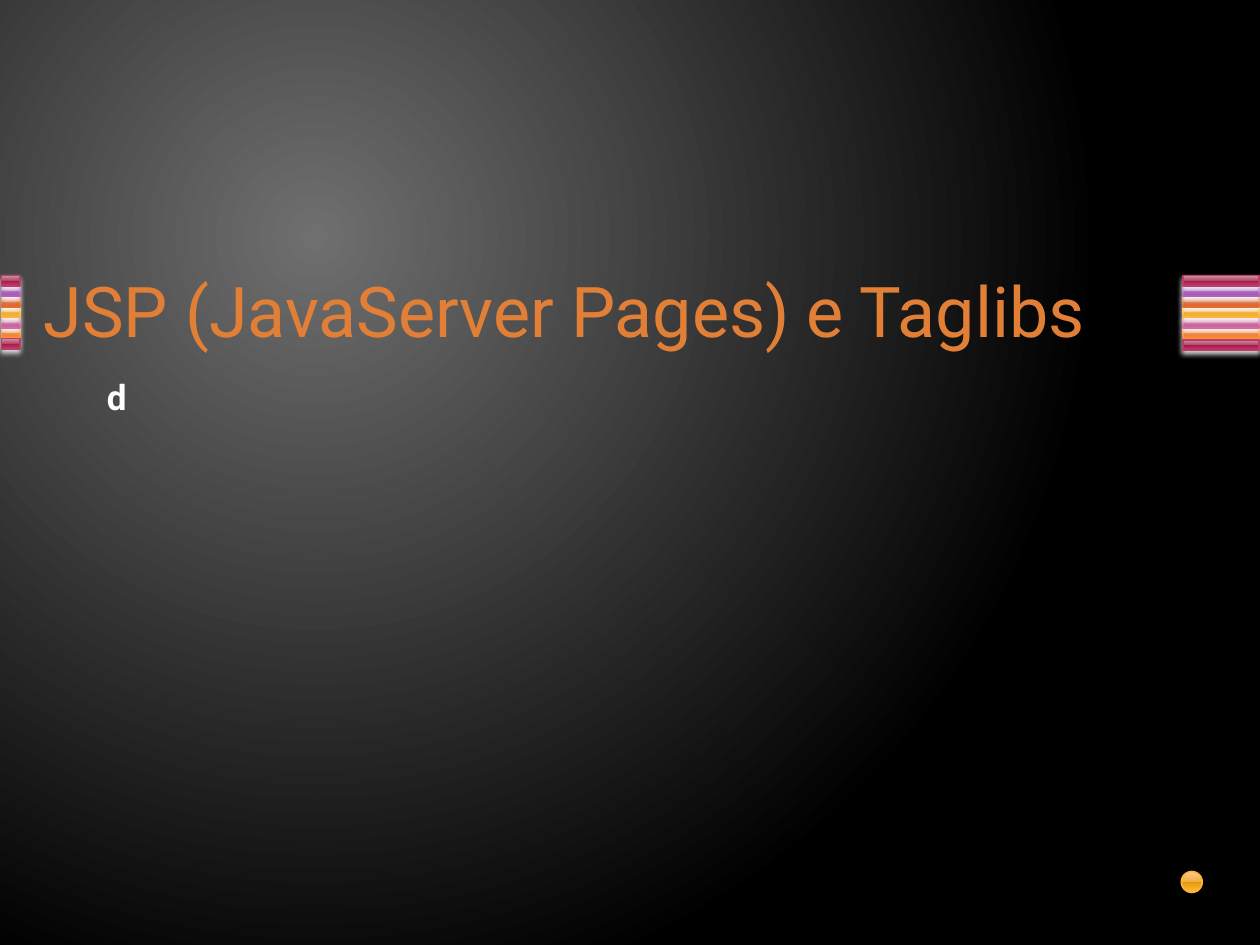
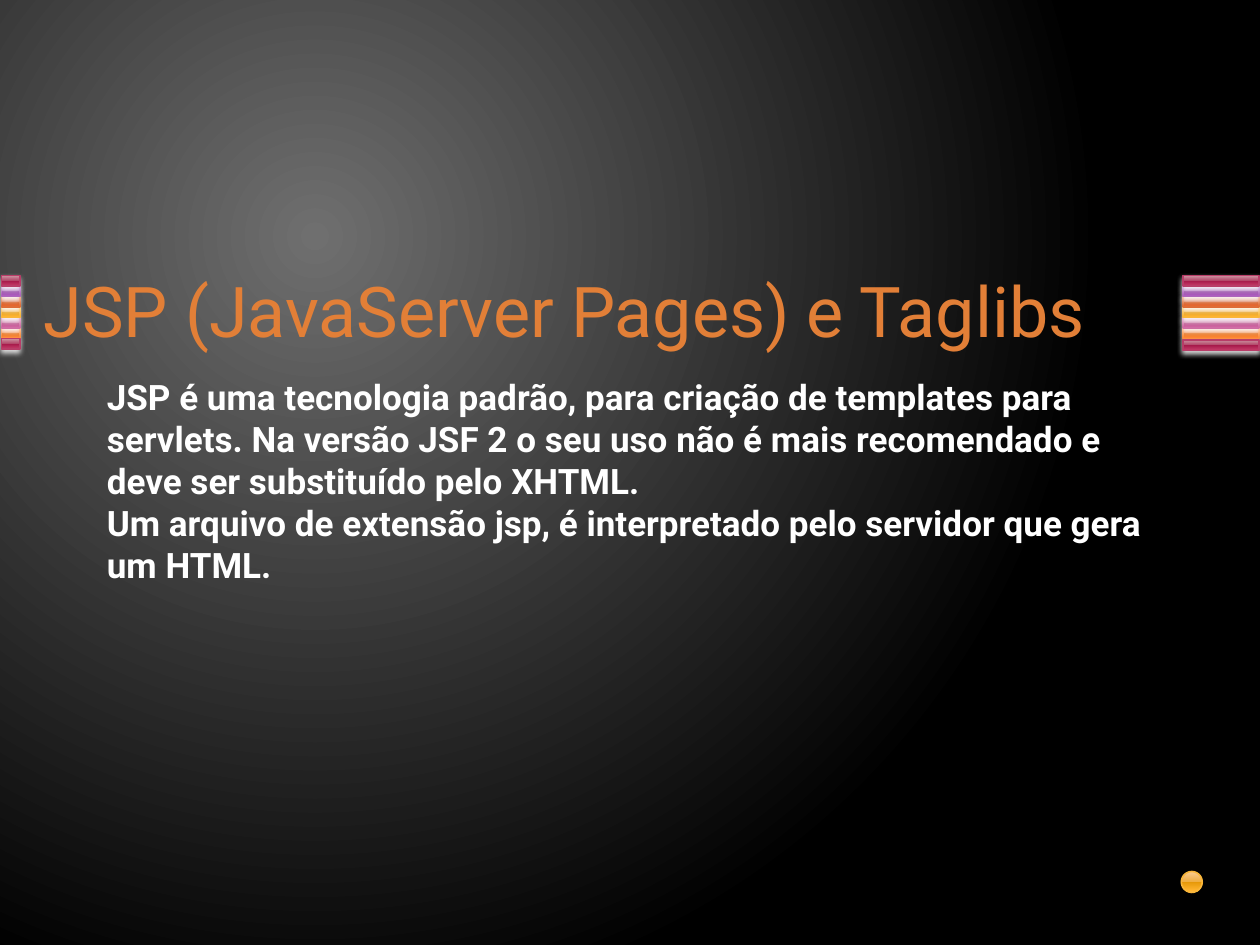
Before and after one commit to davirj9/javaAvancado, a slide deck: slide 19 of AulasAvancado/src/main/resources/br/com/Aula2/Servlets.pptx. Drawn at 1260x945 pixels with LibreOffice and Linux fonts; fonts in the diff are those of the drawing. Boxes give left, top, right and bottom in pixels: in the first picture for what was removed or moved away, otherwise in the second. Text is boxed around its words. In the diff, an @@ line names an element or a change of style, - is before the commit and + after.

```diff
--- a/AulasAvancado/src/main/resources/br/com/Aula2/Servlets.pptx
+++ b/AulasAvancado/src/main/resources/br/com/Aula2/Servlets.pptx
@@ text at (x1=107, y1=383, x2=1141, y2=579): text changed @@
-d
+JSP é uma tecnologia padrão, para criação de templates para servlets. Na versão JSF 2 o seu uso não é mais recomendado e deve ser substituído pelo XHTML.
+Um arquivo de extensão jsp, é interpretado pelo servidor que gera um HTML.
```
Also in this commit, not shown: 2 slides added.
